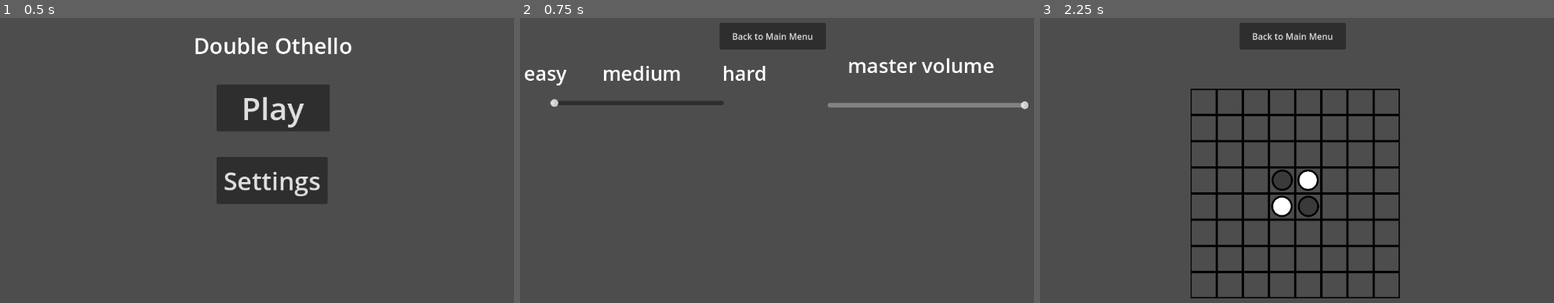
Above: before the commit, frames 1-3 (left to right).
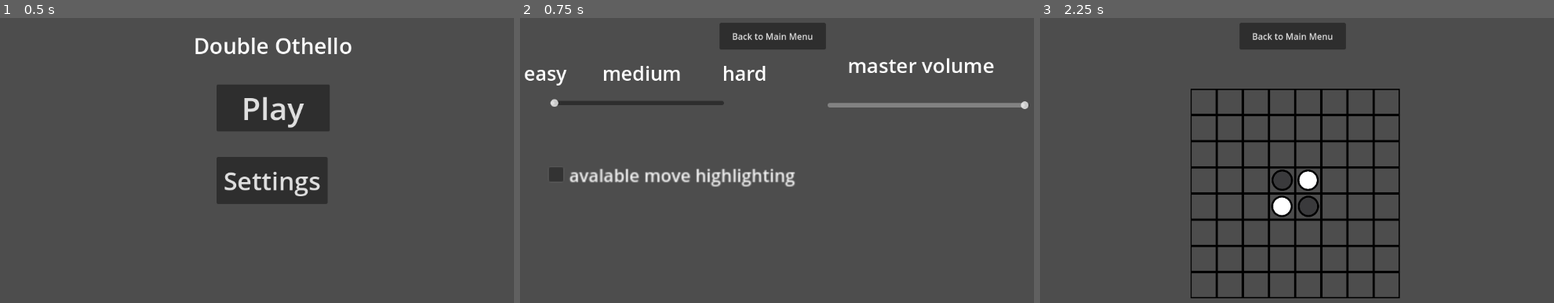
Above: after the commit, the same moments.

Repository: OGSteinglass/FinalProjectEPSGame
Game: Godot game, scene res://main_screen.tscn
Same seed, same stepped clock (60 frames per second), same inputs: the game is played once before the commit and once after it.
Inputs:
- Up to frame 1 (0.5 s): no input
- Up to frame 2 (0.75 s): click "Settings" at 0.5 s
- Up to frame 3 (2.25 s): click "Back to Main Menu" at 1.25 s; click "Play" at 2 s

Frame 1 is identical in both runs. In frame 2, 1.3% of the frame differs, in the area x 5-54%, y 52-60%; in frame 3, nothing differs.

Commit message:
added move previews

Diff:
--- /dev/null
+++ b/godot_project/CheckBox.gd
@@ -0,0 +1,7 @@
+extends CheckBox
+
+func _ready():
+	button_pressed=Globals.show_moves
+
+func _on_toggled(button_pressed):
+	Globals.show_moves = button_pressed
--- a/godot_project/GameBoard.gd
+++ b/godot_project/GameBoard.gd
@@ -6,6 +6,7 @@
 const CORNER_WEIGHT = 32
 const EDGE_WEIGHT = 5
 var curstate = State.BlackTurn
+var DEFAULT_MODULATE = null
 #0 means empty. 1 means Black. 2 means White
 var game_board =[
 	[0,0,0,0,0,0,0,0],
@@ -74,6 +75,7 @@
 			add_child(rendered_game_board[i][j])
 			print("instatiated")
 			rendered_game_board[i][j].position = map_to_local(Vector2(j,i))
+	DEFAULT_MODULATE = rendered_game_board[0][0].modulate
 	print_board(game_board)
 	print_board(game_board)
 	render(game_board)
@@ -123,7 +125,13 @@
 
 func _process(delta):
 	timer+=delta
+	if curstate == State.BlackTurn and timer>=0.7 and Globals.show_moves:
+		for i in get_legal_moves(game_board,1):
+			rendered_game_board[i.y][i.x].make_avalable(true)
 	if timer >= 0.4:
+
+
+
 		if len(get_legal_moves(game_board,1))==0:
 			curstate=State.WhiteTurn
 		if curstate == State.WhiteTurn:
@@ -137,6 +145,9 @@
 					best_move = get_best_move(game_board,2,1)
 				move(2,best_move.x,best_move.y,game_board,true)
 				render(game_board)
+
+
+
 
 
 
@@ -322,6 +333,10 @@
 				if curstate==State.BlackTurn:
 					color=1
 					if is_legal_move(game_board,1,clicked_cell.x,clicked_cell.y):
+						if Globals.show_moves:
+							for cell in get_legal_moves(game_board,1):
+								rendered_game_board[cell.y][cell.x].make_avalable(false)
 						move(color,clicked_cell.x,clicked_cell.y,game_board,true)
 						render(game_board)
+
 						timer=0
--- a/godot_project/game_tile.gd
+++ b/godot_project/game_tile.gd
@@ -1,7 +1,7 @@
 extends Node2D
-enum State {Black, White, Empty, FlippingBlack, FlippingWhite}
+enum State {Black, White, Empty, FlippingBlack, FlippingWhite, Avalable}
 var curstate = State.Empty
-
+var DEFAULT_MODULATE = modulate
 func switch_to(state):
 	curstate = state
 	if state == State.Black:
@@ -39,3 +39,13 @@
 
 	if color == 0:
 		switch_to(State.Empty)
+
+func make_avalable(yes):
+	if yes:
+		curstate=State.Avalable
+		$AnimatedSprite2D.play("black")
+		modulate = Color(1,1,1,0.5)
+	if !yes:
+		curstate=State.Empty
+		$AnimatedSprite2D.play("empty")
+		modulate = DEFAULT_MODULATE
--- a/godot_project/game_tile.tscn
+++ b/godot_project/game_tile.tscn
@@ -142,7 +142,7 @@
 [node name="AnimatedSprite2D" type="AnimatedSprite2D" parent="."]
 scale = Vector2(0.164225, 0.164225)
 sprite_frames = SubResource("SpriteFrames_aew02")
-animation = &"flip_white"
+animation = &"empty"
 autoplay = "empty"
 
 [connection signal="animation_finished" from="AnimatedSprite2D" to="." method="_on_animated_sprite_2d_animation_finished"]
--- a/godot_project/globals.gd
+++ b/godot_project/globals.gd
@@ -4,3 +4,5 @@
 var difficulty = "easy"
 
 var master_volume= 1
+
+var show_moves = false
--- a/godot_project/settings.tscn
+++ b/godot_project/settings.tscn
@@ -1,8 +1,9 @@
-[gd_scene load_steps=4 format=3 uid="uid://dxsq5xpswbpfh"]
+[gd_scene load_steps=5 format=3 uid="uid://dxsq5xpswbpfh"]
 
 [ext_resource type="Script" path="res://difficulty.gd" id="1_8w5tk"]
 [ext_resource type="Script" path="res://master volume.gd" id="1_hine8"]
 [ext_resource type="Script" path="res://Menu button.gd" id="2_f4gjm"]
+[ext_resource type="Script" path="res://CheckBox.gd" id="4_xly2q"]
 
 [node name="Settings" type="Node2D"]
 
@@ -55,6 +56,16 @@
 text = "Back to Main Menu"
 script = ExtResource("2_f4gjm")
 
+[node name="CheckBox" type="CheckBox" parent="."]
+offset_left = 120.0
+offset_top = 280.0
+offset_right = 356.0
+offset_bottom = 311.0
+scale = Vector2(2, 2)
+text = "avalable move highlighting"
+script = ExtResource("4_xly2q")
+
 [connection signal="value_changed" from="master volume" to="master volume" method="_on_value_changed"]
 [connection signal="value_changed" from="difficulty" to="difficulty" method="_on_value_changed"]
 [connection signal="pressed" from="Menu button" to="Menu button" method="_on_pressed"]
+[connection signal="toggled" from="CheckBox" to="CheckBox" method="_on_toggled"]
